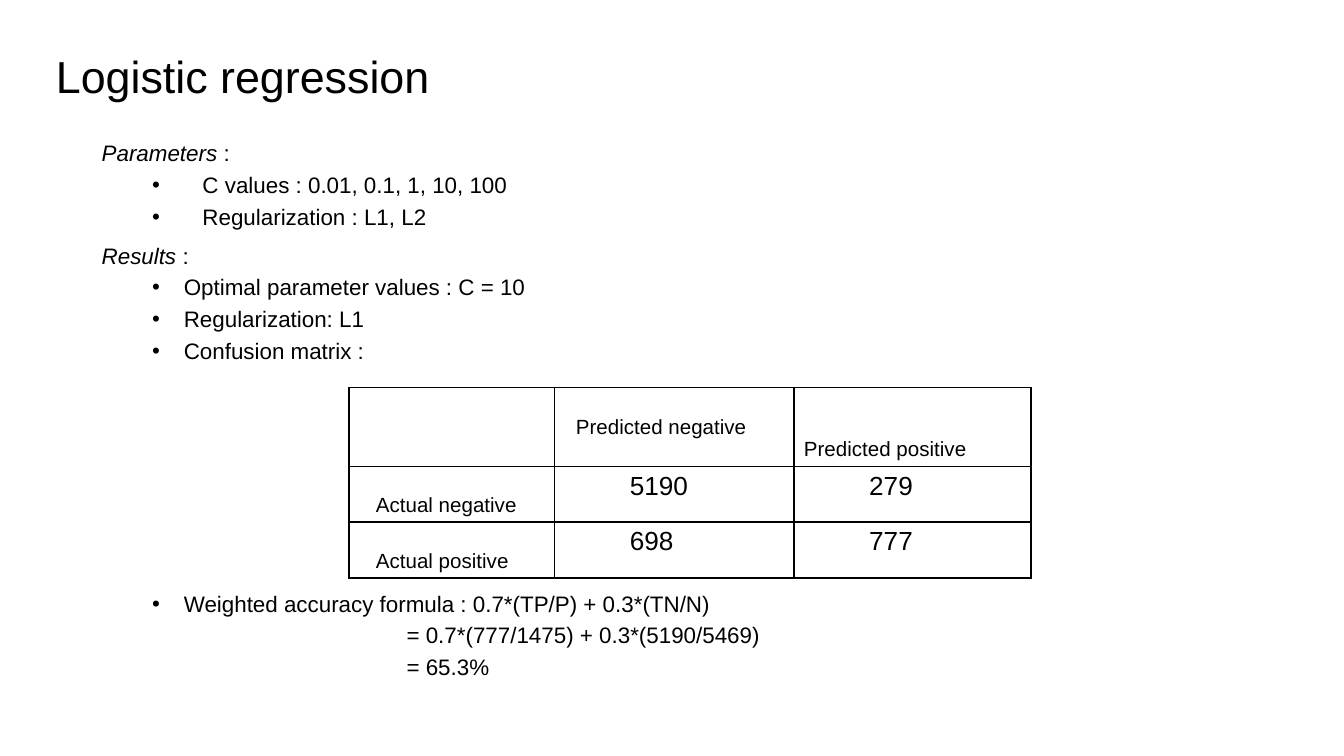
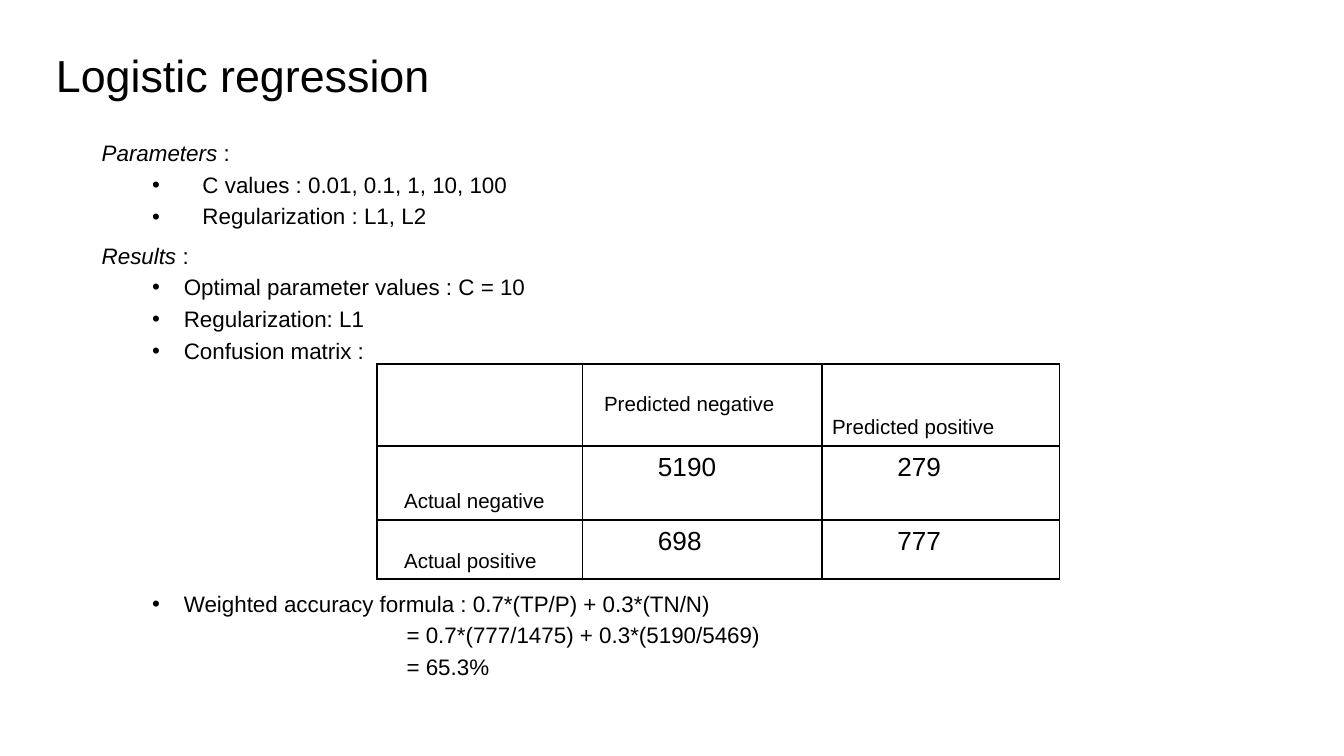
Before and after one commit to yaswanthkoravi/SMAI-Project, a slide deck: slide 23 of presentation.pptx. Drawn at 1344x756 pixels with LibreOffice and Linux fonts; fonts in the diff are those of the drawing. Boxes give left, top, right and bottom in pixels: in the first picture for what was removed or moved away, otherwise in the second. Text is boxed around its words. In the diff, an @@ line names an element or a change of style, - is before the commit and + after.

```diff
--- a/presentation.pptx
+++ b/presentation.pptx
@@ text at <box>202,176,759,676</box>: indent changed; list level 2 to 1 in "= 0.7*(777/1475) + 0.3*(5190/5469)"; list level 2 to 1 in "= 65.3%" @@
@@ table at <box>376,364,1059,576</box> @@
@@ borders changed @@
@@ table: place and size @@
-table at <box>349,387,1032,756</box>
+table at <box>376,364,1059,576</box>
```
Also in this commit, not shown: 14 other slides changed, 2 other files.
